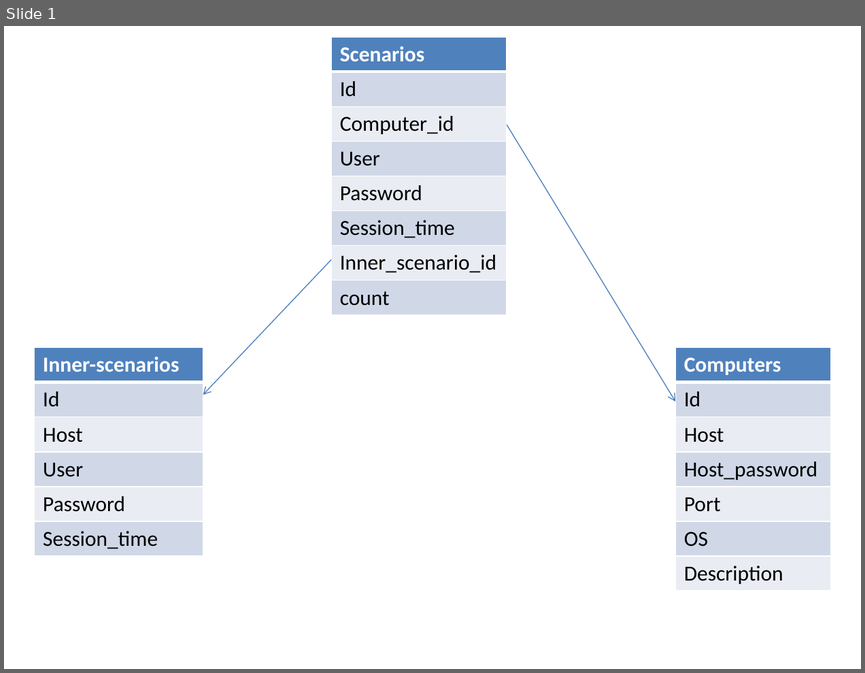
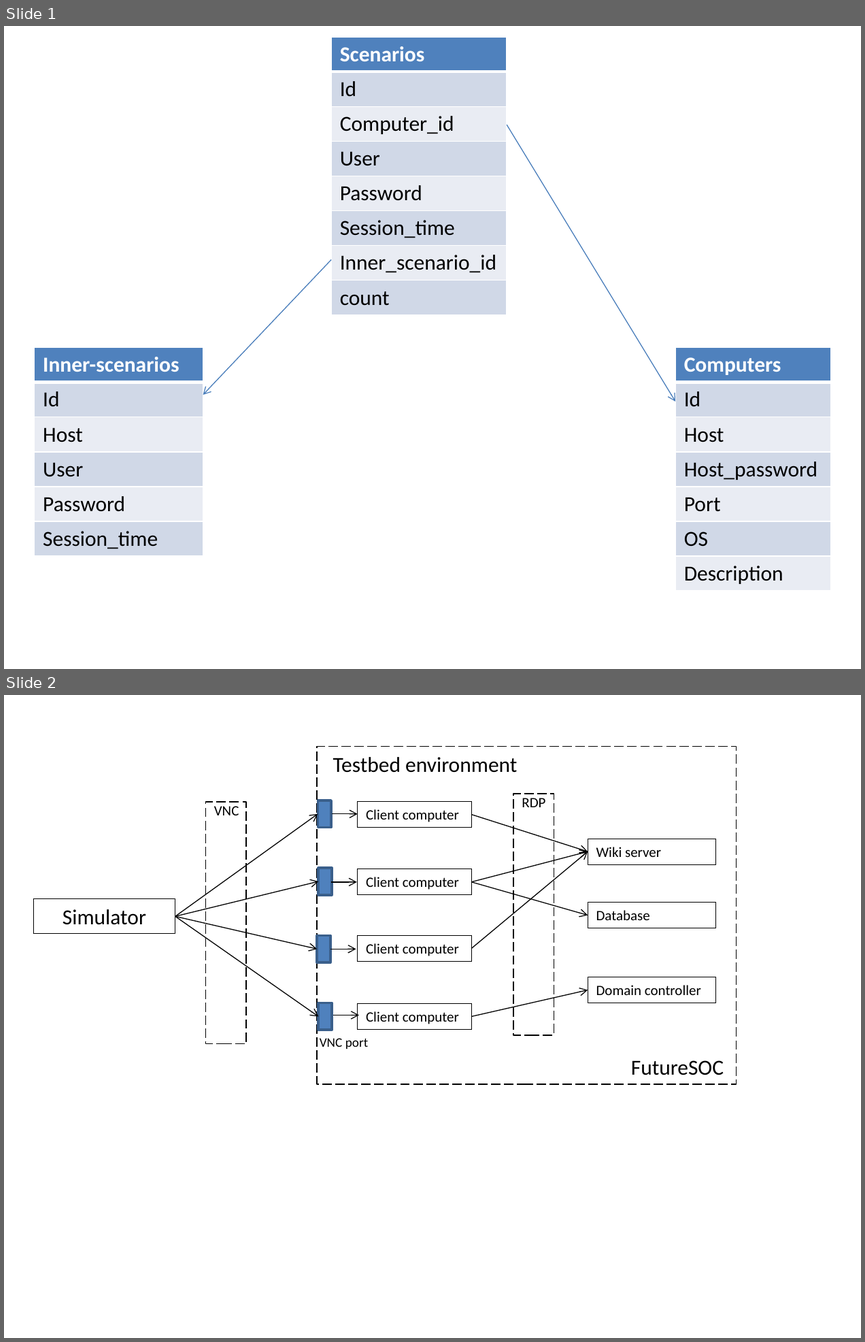
Before and after one commit to aragats/HPI, a slide deck: Research School/Retreat/Fall 2014/retreat draft 4/Scenario relations.pptx. Shown one above the other, each under a label of ours: slide 1 before the commit, slides 1 and 2 after it. The pictures are 865x673 and 865x1342 pixels, drawn with LibreOffice and Linux fonts; fonts in the diff are those of the drawing. Boxes give left, top, right and bottom in pixels: in the first picture for what was removed or moved away, otherwise in the second. Text is boxed around its words. In the diff, an @@ line names an element or a change of style, - is before the commit and + after.

```diff
--- a/Research School/Retreat/Fall 2014/retreat draft 4/Scenario relations.pptx
+++ b/Research School/Retreat/Fall 2014/retreat draft 4/Scenario relations.pptx
@@ slide 2 added at (4, 695, 861, 1338), background #FFFFFF @@
@@ rectangle added at (317, 747, 736, 1084), fill #FFFFFF, outline #000000 1 pt dashed @@
@@ text added at (333, 757, 517, 773), 18 pt, text #000000 @@
+Testbed environment
@@ rectangle added at (513, 794, 553, 1035), outline #000000 1 pt dashed @@
@@ arrow added from (175, 916) to (317, 814), #000000 0.75 pt @@
@@ rectangle added at (205, 802, 245, 1044), outline #000000 1 pt dashed @@
@@ text added at (214, 806, 239, 815), 12 pt, text #000000 @@
+VNC
@@ rectangle added at (317, 800, 331, 827), fill #4F81BD, outline #3A5F8C 2 pt @@
@@ arrow added from (332, 814) to (357, 814), #000000 0.75 pt @@
@@ rectangle added at (357, 801, 471, 827), outline #000000 0.75 pt, 12 pt, text #000000 @@
+Client computer
@@ arrow added from (471, 814) to (587, 852), #000000 0.75 pt @@
@@ text added at (521, 798, 545, 807), 12 pt, text #000000 @@
+RDP
@@ arrow added from (471, 882) to (587, 852), #000000 0.75 pt @@
@@ arrow added from (471, 949) to (587, 852), #000000 0.75 pt @@
@@ rectangle added at (587, 839, 716, 864), outline #000000 0.75 pt, 12 pt, text #000000 @@
+Wiki server
@@ rectangle added at (318, 868, 332, 895), fill #4F81BD, outline #3A5F8C 2 pt @@
@@ rectangle added at (357, 869, 471, 895), outline #000000 0.75 pt, 12 pt, text #000000 @@
+Client computer
@@ arrow added from (175, 916) to (318, 882), #000000 0.75 pt @@
@@ arrow added from (331, 882) to (357, 882), #000000 0.75 pt @@
@@ arrow added from (471, 882) to (587, 915), #000000 0.75 pt @@
@@ rectangle added at (33, 899, 175, 933), outline #000000 0.75 pt, 18 pt, text #000000 @@
+Simulator
@@ arrow added from (175, 916) to (317, 949), #000000 0.75 pt @@
@@ arrow added from (175, 916) to (318, 1016), #000000 0.75 pt @@
@@ rectangle added at (587, 902, 716, 928), outline #000000 0.75 pt, 12 pt, text #000000 @@
+Database
@@ rectangle added at (317, 936, 330, 962), fill #4F81BD, outline #3A5F8C 2 pt @@
@@ rectangle added at (357, 936, 471, 962), outline #000000 0.75 pt, 12 pt, text #000000 @@
+Client computer
@@ arrow added from (330, 949) to (356, 949), #000000 0.75 pt @@
@@ rectangle added at (587, 977, 716, 1002), outline #000000 0.75 pt, 12 pt, text #000000 @@
+Domain controller
@@ arrow added from (471, 1016) to (587, 989), #000000 0.75 pt @@
@@ rectangle added at (318, 1002, 332, 1029), fill #4F81BD, outline #3A5F8C 2 pt @@
@@ arrow added from (333, 1015) to (359, 1015), #000000 0.75 pt @@
@@ rectangle added at (357, 1004, 471, 1029), outline #000000 0.75 pt, 12 pt, text #000000 @@
+Client computer
@@ text added at (320, 1038, 368, 1049), 11 pt, text #000000 @@
+VNC port
@@ text added at (631, 1060, 723, 1075), 18 pt, text #000000 @@
+FutureSOC
```
Also in this commit, not shown: 5 other files.
